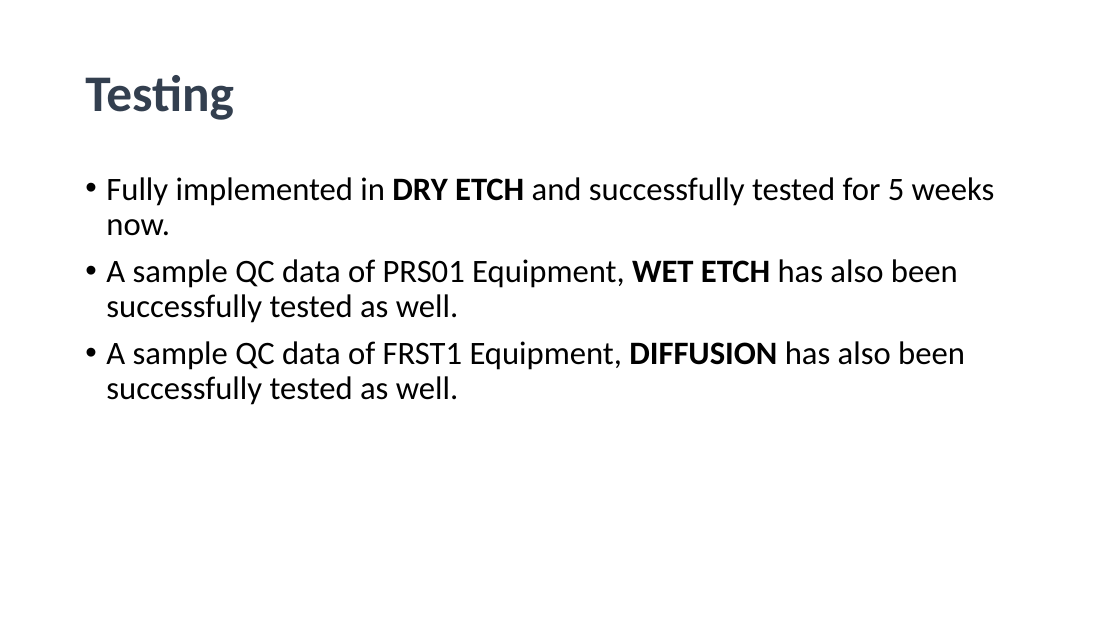
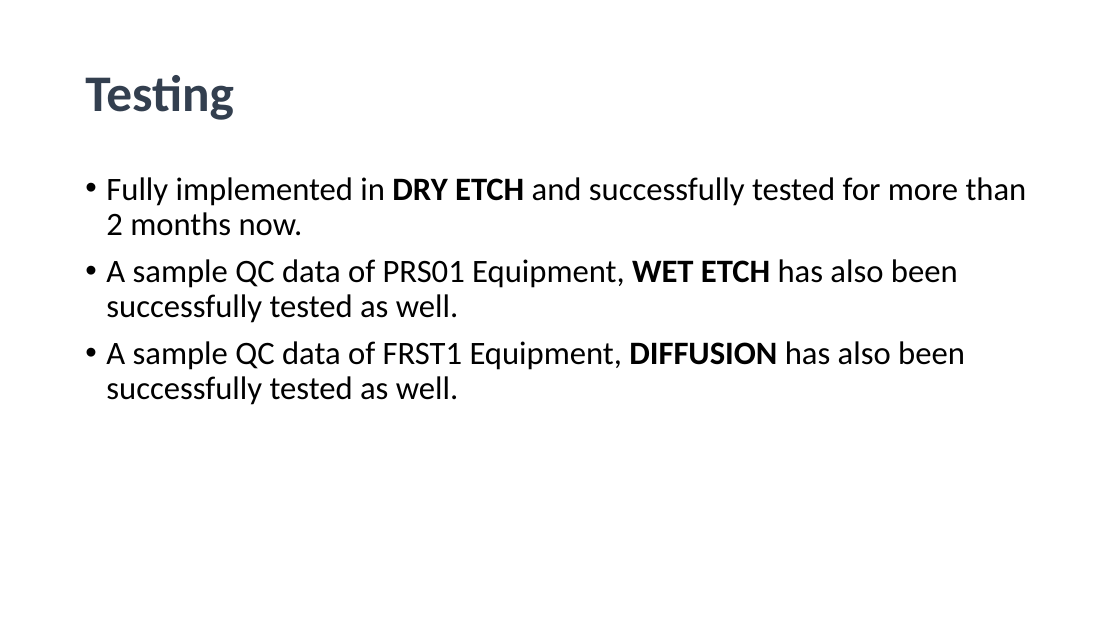
Before and after one commit to abhi3700/AutoPlot, a slide deck: slide 6 of sessions/1/AutoPlot_session_1.pptx. Drawn at 1120x630 pixels with LibreOffice and Linux fonts; fonts in the diff are those of the drawing; background and template pictures are left out. Boxes give left, top, right and bottom in pixels: in the first picture for what was removed or moved away, otherwise in the second. Text is boxed around its words. In the diff, an @@ line names an element or a change of style, - is before the commit and + after.

```diff
--- a/sessions/1/AutoPlot_session_1.pptx
+++ b/sessions/1/AutoPlot_session_1.pptx
@@ text at (x1=106, y1=177, x2=1027, y2=236): text changed @@
-• Fully implemented in DRY ETCH and successfully tested for 5 weeks now.
+• Fully implemented in DRY ETCH and successfully tested for more than 2 months now.
```
Also in this commit, not shown: 4 other slides changed, 5 slides added, 7 other files.
